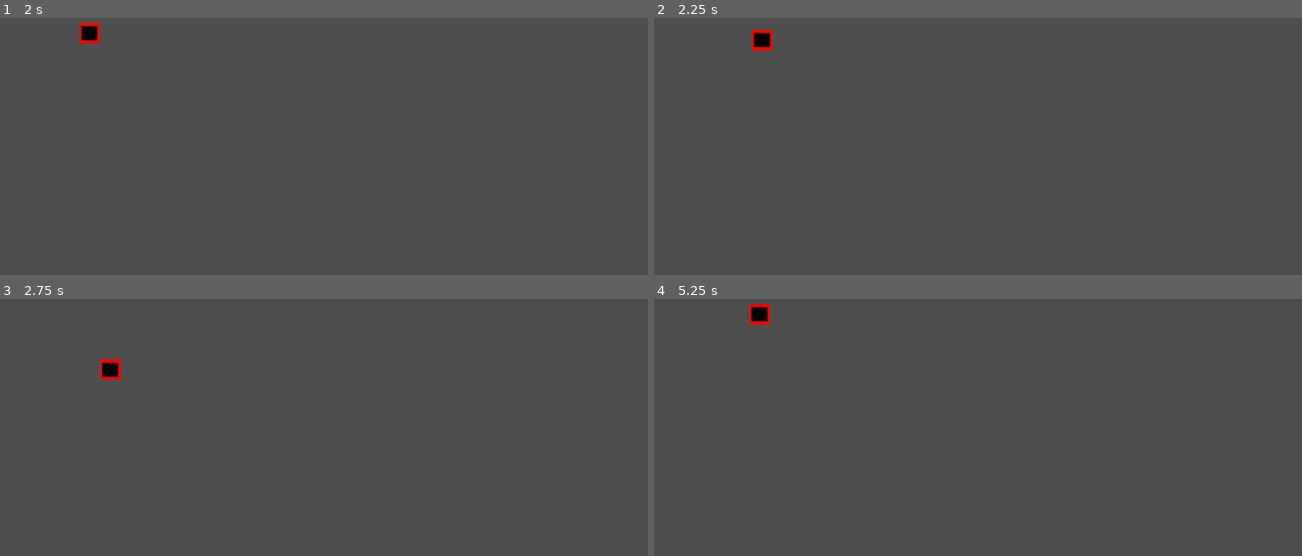
Above: before the commit, frames 1-4 (two rows, left to right).
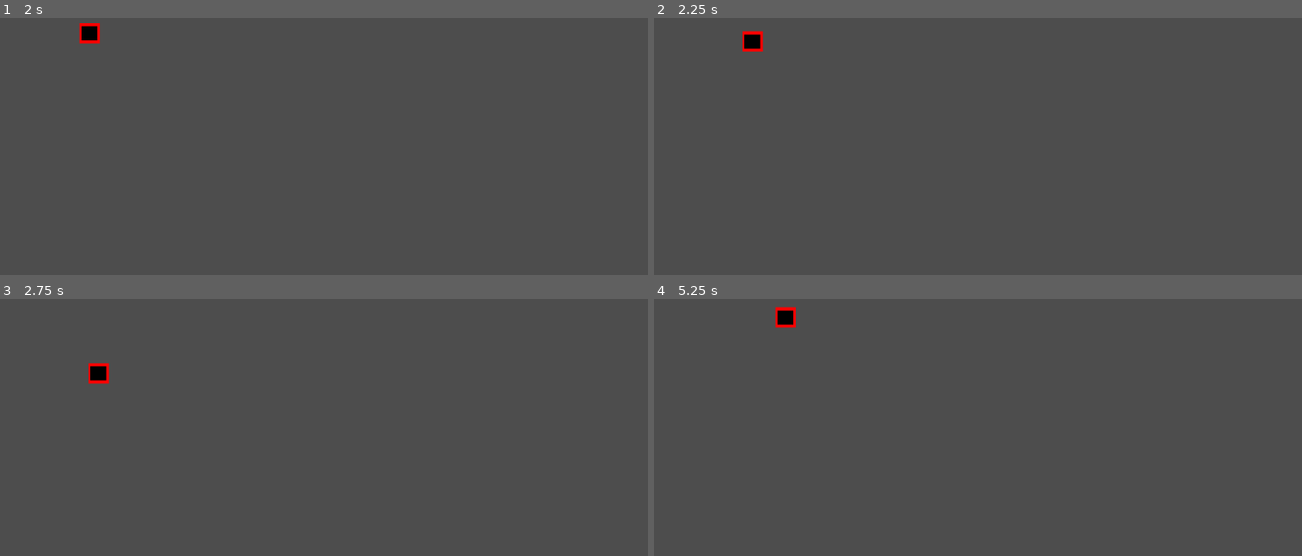
Above: after the commit, the same moments.

Repository: Pi-pol/Tachyon-race
Game: Godot game, scene res://Scenes/MainMenu.tscn
Two runs of this game, one before a commit and one after it. Both use one fixed random seed, a clock stepped at 60 frames per second and the inputs below.
Inputs (mouse positions are in pixels of both pictures, inside the frame that each line leads up to):
- Up to frame 1 (2 s): click "START GAME!" at 0.5 s; tap Enter at 1.25 s; move the mouse to (473, 205) at 1.27 s; hold Right (ui_right) from 1.28 s (still down); click (473, 205) at 1.42 s
- Up to frame 2 (2.25 s): move the mouse to (841, 249) at 2.02 s; release Right (ui_right) at 2.03 s; hold Down (ui_down) from 2.03 s (still down)
- Up to frame 3 (2.75 s): keep holding Down (ui_down)
- Up to frame 4 (5.25 s): move the mouse to (1049, 406) at 2.77 s; release Down (ui_down) at 2.78 s; hold Right (ui_right) 2.78-3.53 s; move the mouse to (outside the picture) at 3.52 s; hold Up (ui_up) 3.53-4.28 s; click (outside the picture) at 3.67 s; move the mouse to (outside the picture) at 4.27 s; hold Left (ui_left) from 4.28 s (still down); move the mouse to (770, 440) at 5.02 s

Frame 1 is identical in both runs. In frame 2, 0.3% of the frame differs, in the area x 13-19%, y 4-14%; in frame 3, 0.4%; in frame 4, 0.5%, in the area x 14-22%, y 2-12%.

Commit message:
Colisions added

Diff:
--- a/Scenes/1stlevel.tscn
+++ b/Scenes/1stlevel.tscn
@@ -1,7 +1,15 @@
-[gd_scene load_steps=2 format=3 uid="uid://c44yqnwenq6m5"]
+[gd_scene load_steps=3 format=3 uid="uid://c44yqnwenq6m5"]
 
 [ext_resource type="PackedScene" uid="uid://cou6e7lwr78fq" path="res://Scenes/player.tscn" id="1_y7u1b"]
+
+[sub_resource type="RectangleShape2D" id="RectangleShape2D_60p0f"]
 
 [node name="1Stlevel" type="Node2D"]
 
 [node name="Player" parent="." instance=ExtResource("1_y7u1b")]
+
+[node name="jakiśKamień" type="StaticBody2D" parent="."]
+
+[node name="CollisionShape2D" type="CollisionShape2D" parent="jakiśKamień"]
+position = Vector2(212, 64)
+shape = SubResource("RectangleShape2D_60p0f")
